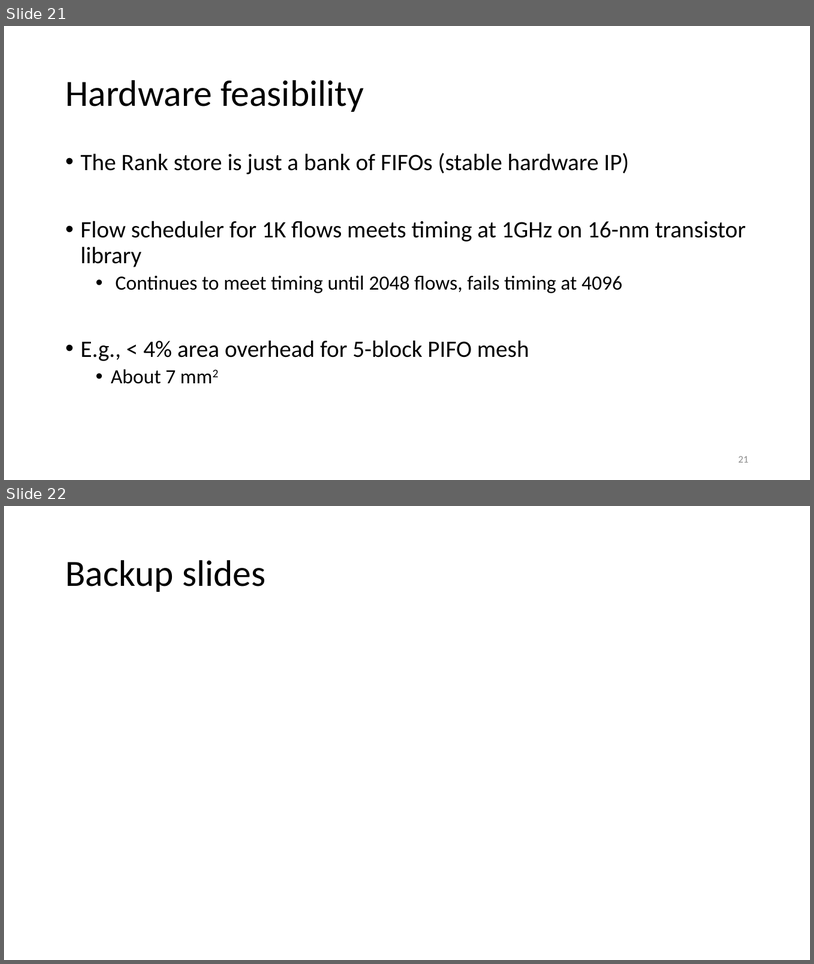
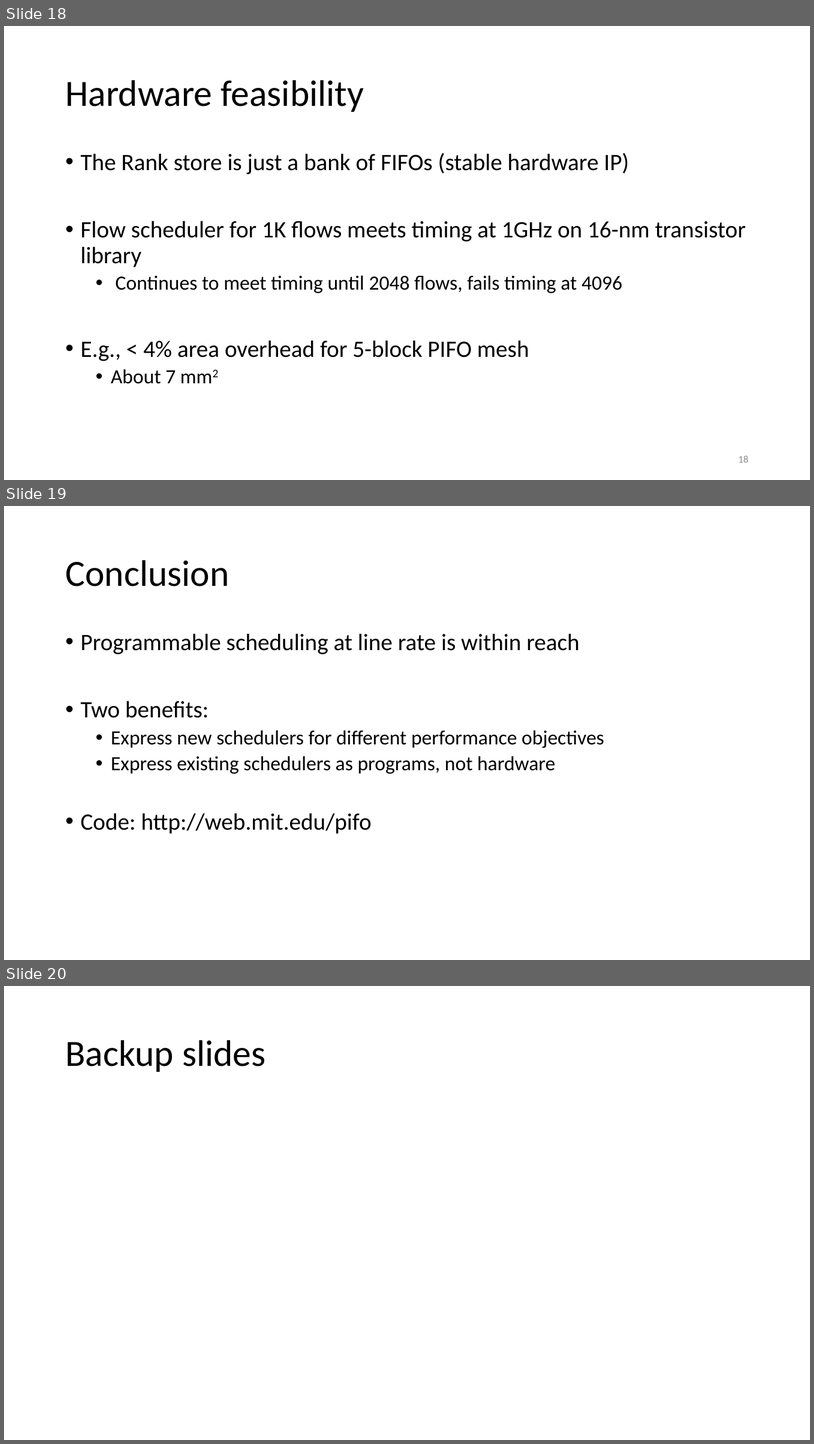
Before and after one commit to anirudhSK/pifo-domino-marple-ppts, a slide deck: pifo_sigcomm.pptx. Shown one above the other, each under a label of ours: slides 21 and 22 before the commit, slides 18, 19 and 20 after it. The pictures are 814x964 and 814x1444 pixels, drawn with LibreOffice and Linux fonts; fonts in the diff are those of the drawing. Boxes give left, top, right and bottom in pixels: in the first picture for what was removed or moved away, otherwise in the second. Text is boxed around its words. In the diff, an @@ line names an element or a change of style, - is before the commit and + after.

```diff
--- a/pifo_sigcomm.pptx
+++ b/pifo_sigcomm.pptx
@@ slide 19 added at <box>4,506,810,960</box>, background #FFFFFF @@
@@ title added at <box>65,560,229,586</box>, 44 pt, text #000000 @@
+Conclusion
@@ text added at <box>81,633,605,834</box>, 24 pt, text #000000 @@
+• Programmable scheduling at line rate is within reach
+• Two benefits:
+  • Express new schedulers for different performance objectives
+  • Express existing schedulers as programs, not hardware
+• Code: http://web.mit.edu/pifo
@@ what was slide 21 is now slide 18 @@
@@ page number at <box>738,455,749,462</box>: text changed @@
-21
+18
@@ what was slide 22 is now slide 20 @@
```
Also in this commit, not shown: 9 slides changed.
